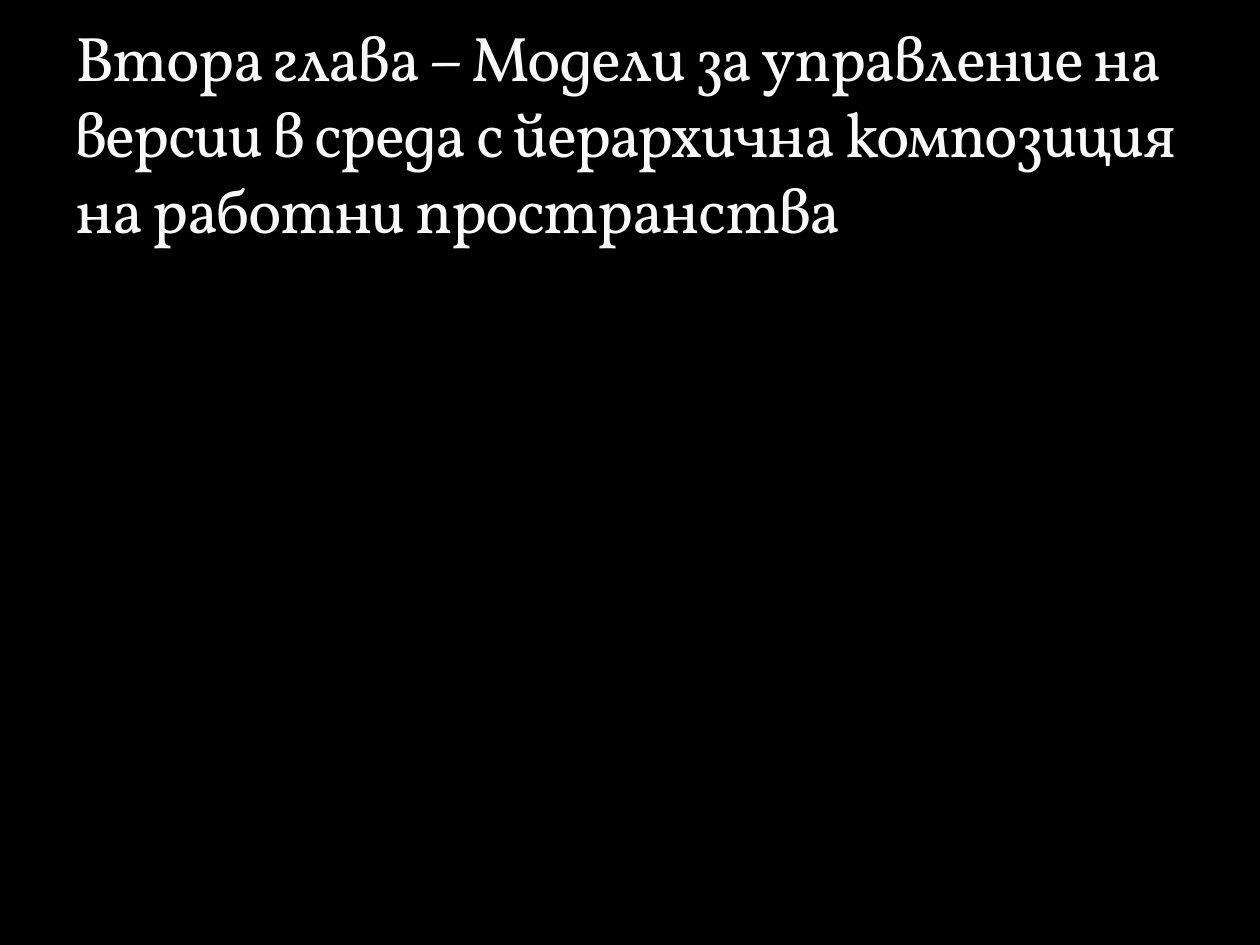
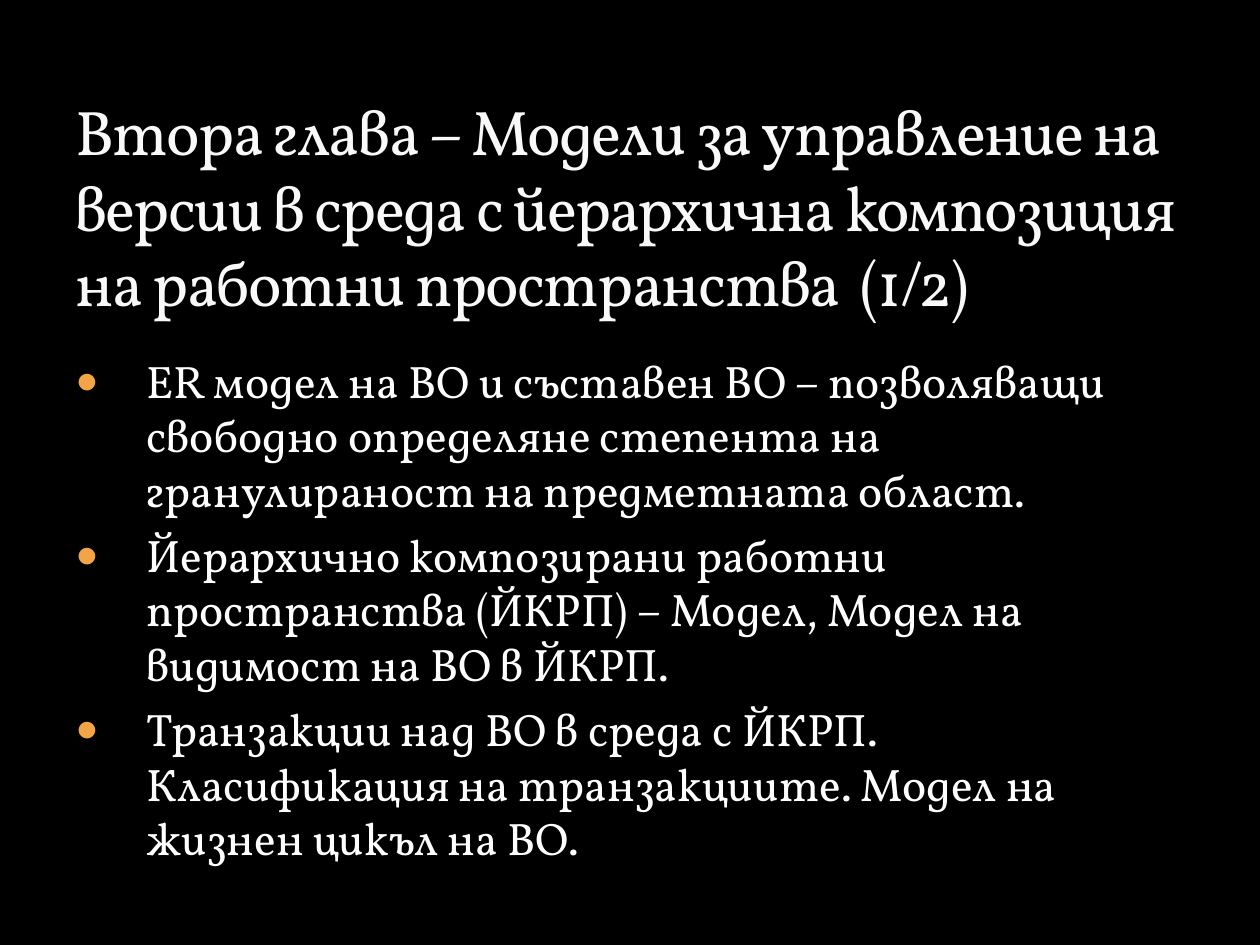
Before and after one commit to vjotov/versia, a slide deck: slide 8 of doc/Presentation.pptx (slide 7 before the commit). Drawn at 1260x945 pixels with LibreOffice and Linux fonts; fonts in the diff are those of the drawing; background and template pictures are left out. Boxes give left, top, right and bottom in pixels: in the first picture for what was removed or moved away, otherwise in the second. Text is boxed around its words. In the diff, an @@ line names an element or a change of style, - is before the commit and + after.

```diff
--- a/doc/Presentation.pptx
+++ b/doc/Presentation.pptx
@@ title at box(75, 110, 1176, 323): text changed @@
-Втора глава – Модели за управление на версии в среда с йерархична композиция на работни пространства
+Втора глава – Модели за управление на версии в среда с йерархична композиция на работни пространства (1/2)
@@ text added at box(146, 365, 1104, 867), 26 pt, text #FFFFFF @@
+● ER модел на ВО и съставен ВО – позволяващи свободно определяне степента на гранулираност на предметната област.
+● Йерархично композирани работни пространства (ЙКРП) – Модел, Модел на видимост на ВО в ЙКРП.
+● Транзакции над ВО в среда с ЙКРП. Класификация на транзакциите. Модел на жизнен цикъл на ВО.
```
Also in this commit, not shown: 6 other slides changed, 4 slides added, 2 other files.
